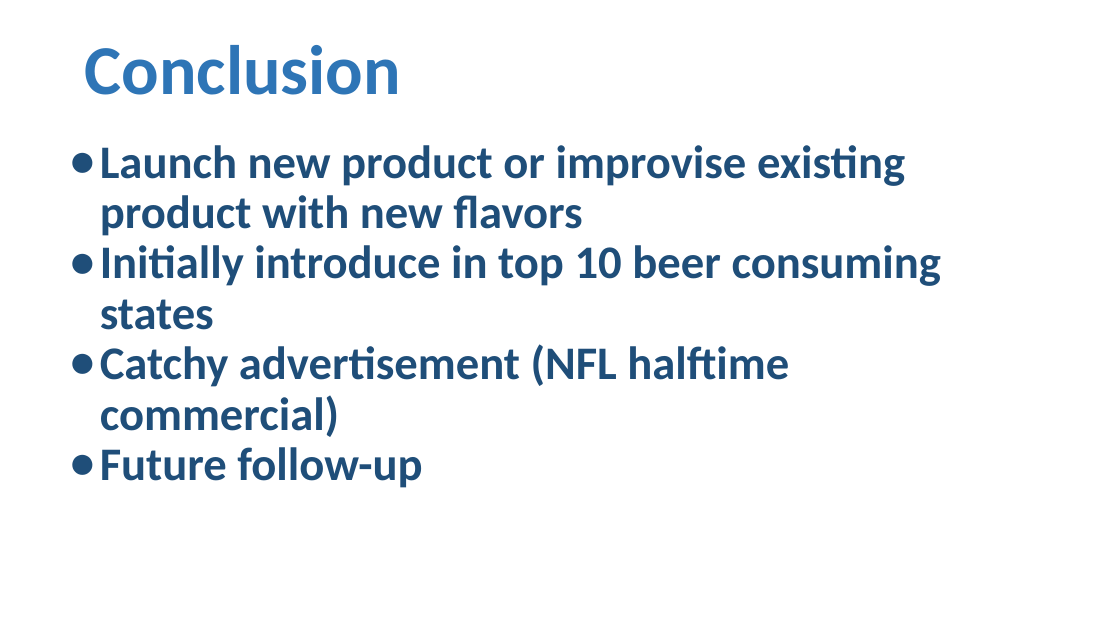
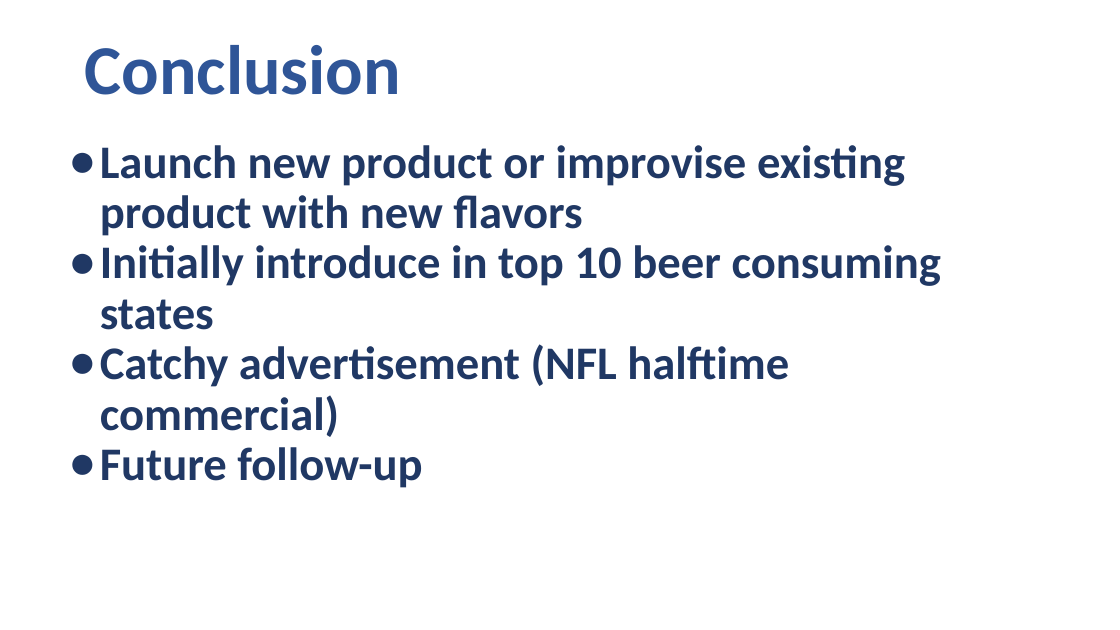
Before and after one commit to kmrollins/MSDS6306-CaseStudy1, a slide deck: slide 12 of PresentationSlides/CaseStudy1_Presentation_ARajan.pptx (slide 11 before the commit). Drawn at 1120x630 pixels with LibreOffice and Linux fonts; fonts in the diff are those of the drawing. Boxes give left, top, right and bottom in pixels: in the first picture for what was removed or moved away, otherwise in the second. Text is boxed around its words. In the diff, an @@ line names an element or a change of style, - is before the commit and + after.

```diff
--- a/PresentationSlides/CaseStudy1_Presentation_ARajan.pptx
+++ b/PresentationSlides/CaseStudy1_Presentation_ARajan.pptx
@@ title "Conclusion" at (85,45,401,95): text colour #2E75B6 to #2F5597 @@
@@ text "Launch new product or improvise ..." at (100,145,941,488): text colour #1F4E79 to #203864 @@
```
Also in this commit, not shown: 8 other slides changed, 1 slide added.
